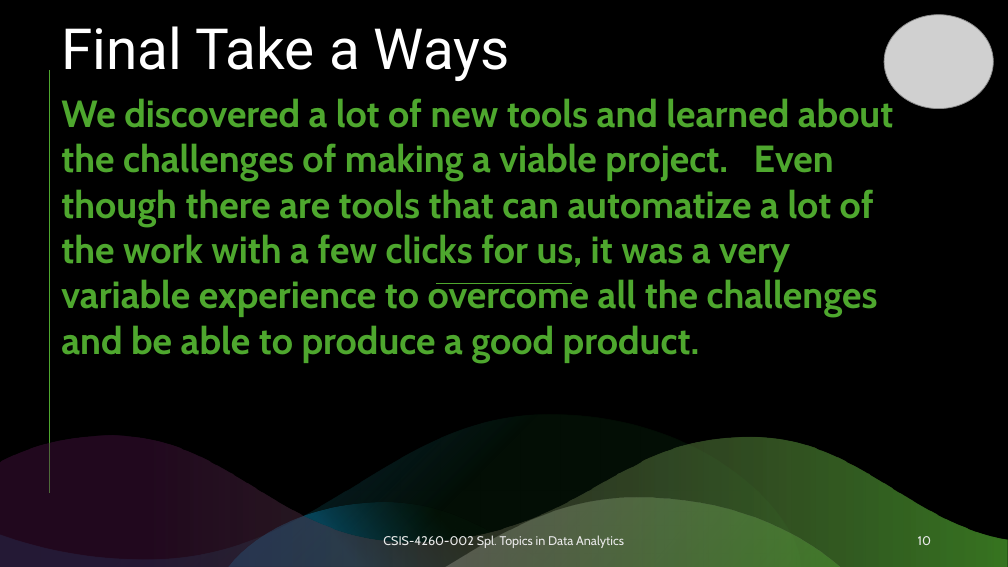
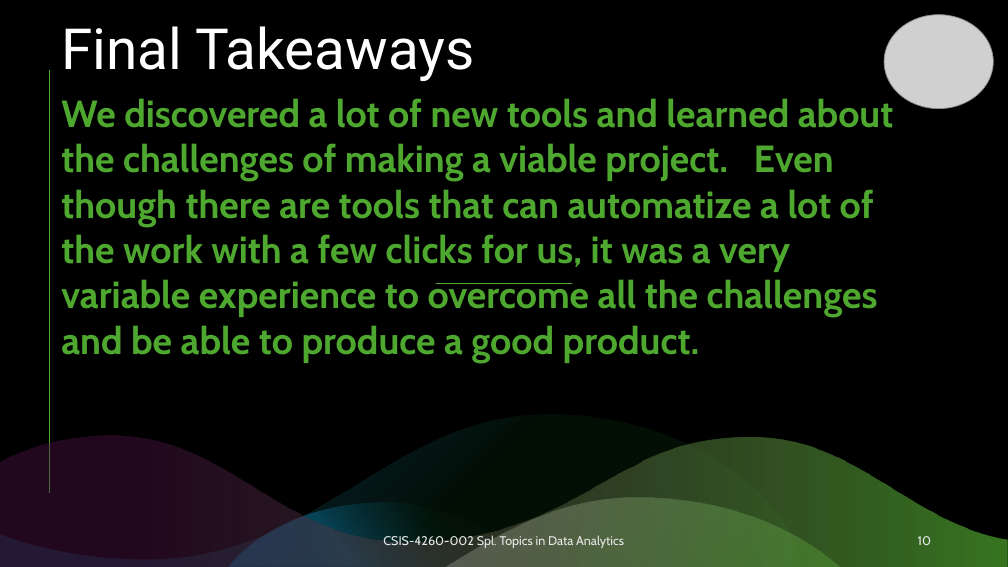
Before and after one commit to Carlos-Sibaja/2025Topics, a slide deck: slide 10 of NASDAQ UP.pptx. Drawn at 1008x567 pixels with LibreOffice and Linux fonts; fonts in the diff are those of the drawing; grey boxes stand for pictures. Boxes give left, top, right and bottom in pixels: in the first picture for what was removed or moved away, otherwise in the second. Text is boxed around its words. In the diff, an @@ line names an element or a change of style, - is before the commit and + after.

```diff
--- a/NASDAQ UP.pptx
+++ b/NASDAQ UP.pptx
@@ title at bbox=[61, 26, 475, 81]: text changed @@
-Final Take a Ways
+Final Takeaways
```
Also in this commit, not shown: 4 other slides changed, 1 other file.
